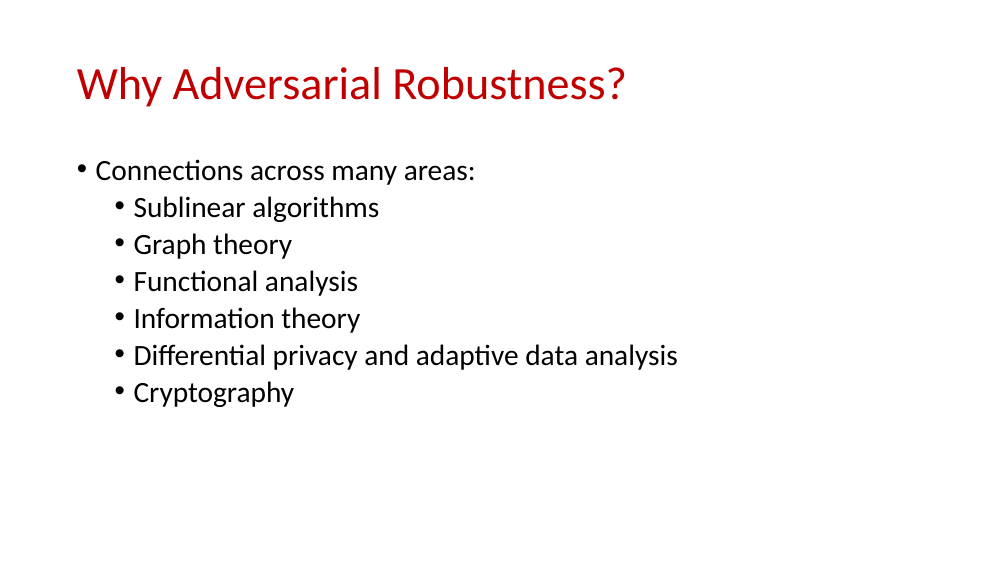
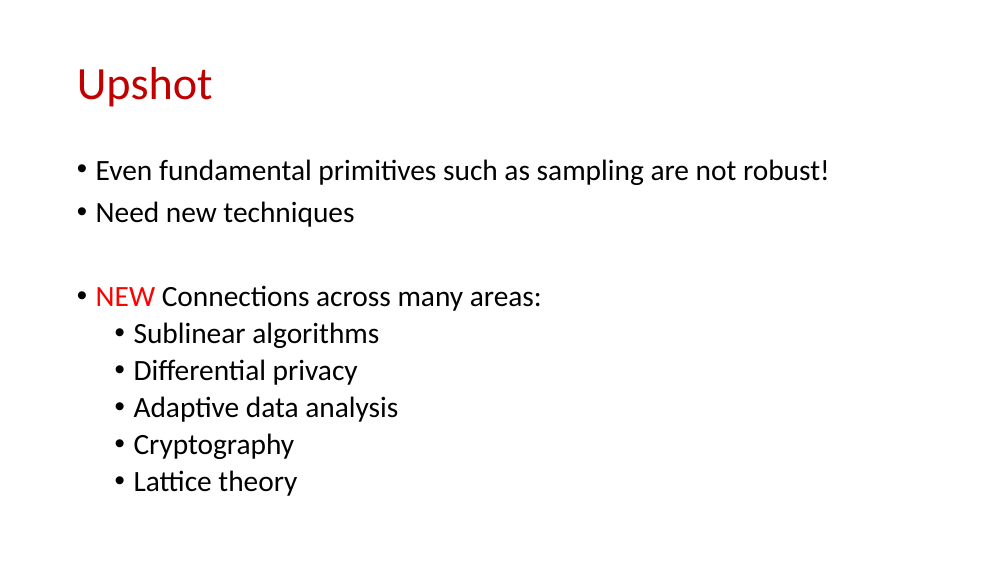
Before and after one commit to samsonzhou/samsonzhou.github.io, a slide deck: slide 7 of other-talks/A Tutorial on Adversarial Robustness.pptx (slide 5 before the commit). Drawn at 1008x567 pixels with LibreOffice and Linux fonts; fonts in the diff are those of the drawing. Boxes give left, top, right and bottom in pixels: in the first picture for what was removed or moved away, otherwise in the second. Text is boxed around its words. In the diff, an @@ line names an element or a change of style, - is before the commit and + after.

```diff
--- a/other-talks/A Tutorial on Adversarial Robustness.pptx
+++ b/other-talks/A Tutorial on Adversarial Robustness.pptx
@@ title at box(77, 67, 213, 107): text changed @@
-Why Adversarial Robustness?
+Upshot
@@ text at box(96, 159, 830, 311): text changed @@
-• Connections across many areas:
+• Even fundamental primitives such as sampling are not robust!
+• Need new techniques
+• NEW Connections across many areas:
@@ text at box(134, 359, 398, 422): text changed @@
-  • Graph theory
-  • Functional analysis
-  • Information theory
-  • Differential privacy and adaptive data analysis
+  • Differential privacy
+  • Adaptive data analysis
@@ text at box(134, 470, 297, 496): paragraph added @@
+  • Lattice theory
```
Also in this commit, not shown: 8 other slides changed, 8 slides added, 2 slides removed, 1 other file.
